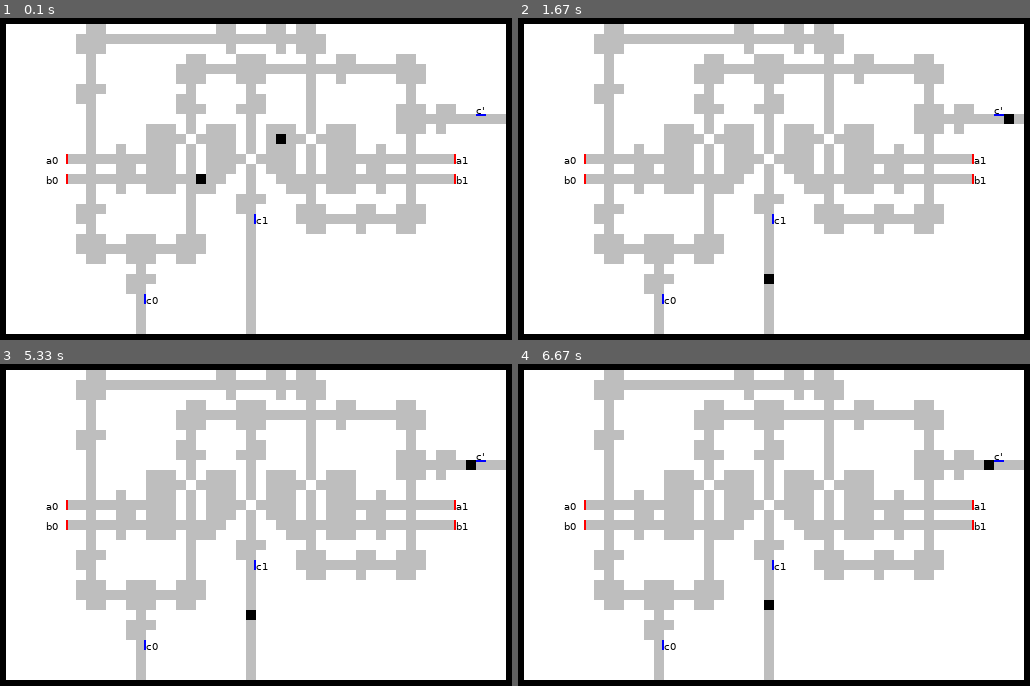
Above: before the commit, frames 1-4 (two rows, left to right).
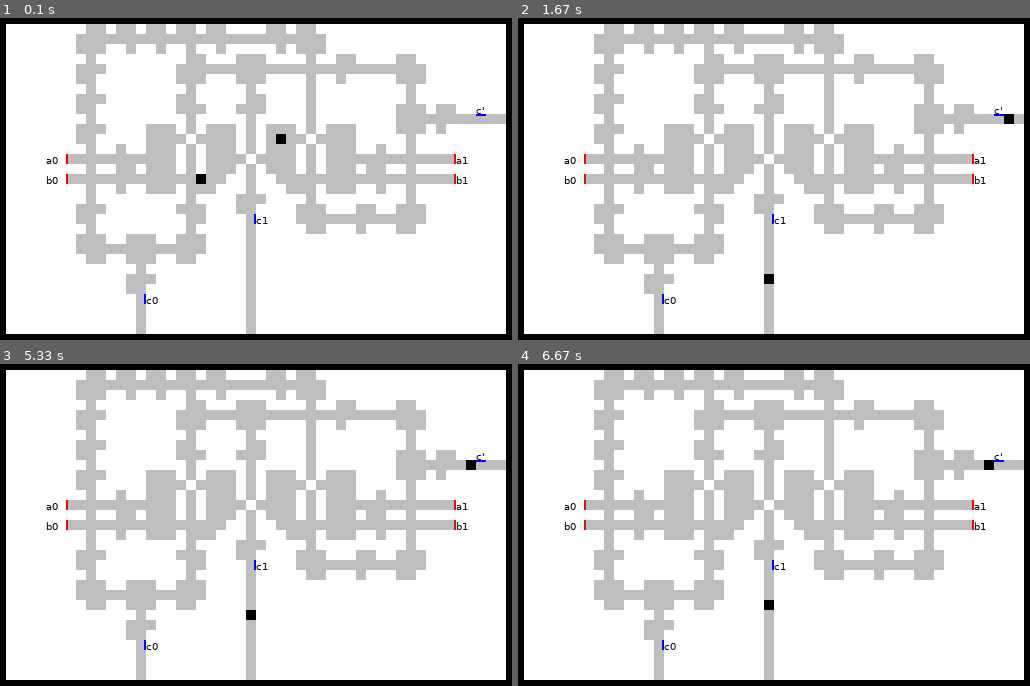
Above: after the commit, the same moments.

Repository: timo/brownomat
Game: pygame game, started from pygamefe.py
Two runs of this game, one before a commit and one after it. Both use one fixed random seed, a clock stepped at 60 frames per second and the inputs below. The source is Python 2; it was converted automatically to run under Python 3.
Inputs (mouse positions are in pixels of both pictures, inside the frame that each line leads up to):
- Up to frame 1 (0.1 s): no input
- Up to frame 2 (1.67 s): click (902, 304) at 0.38 s; tap Space at 0.73, 1.03, 1.23 s; click (712, 307) at 0.8 s; move the mouse to (1019, 95) at 1.2 s; click (1019, 95) at 1.43 s
- Up to frame 3 (5.33 s): tap Space at 5.03 s; click (209, 544) at 5.05 s
- Up to frame 4 (6.67 s): tap Space at 5.33, 5.53, 5.83, 6.03 s; click (outside the picture) at 5.62 s; click (779, 454) at 6.23 s; click (outside the picture) at 6.57 s

The runs differ from the first frame. In frame 1, 1.6% of the frame differs, in the area x 14-47%, y 1-64%; in frame 2, 1.6%; in frame 3, 1.6%; in frame 4, 1.6%.

Commit message:
more ratchets for more speed in XOR.

Diff:
--- a/field.py
+++ b/field.py
@@ -362,10 +362,8 @@
     try:
         for step in range(1000000):
             testfield.step()
-    except KeyboardInterrupt:
+    finally:
         print(testfield)
-        raise
-    finally:
         times = {}
         rounds = {}
         results = {}
--- a/field_data.py
+++ b/field_data.py
@@ -89,26 +89,26 @@
 # b1 -> b'
 
 xor_drjoin = """\
-        ##           ##   ## ##
+        ## ## ## ## ##    ## ##
        #########################
-       ###            #    # ###
+       ###  #  #  #  #     # ###
         #         ##   ###    #  ##    ##
-        #        #########################
-        #        ###   ###    #  #     ###
-       ###        #     #     #         #
-       ##        ##     ##    #         #
-        #        ###   ###    #        ### ##  c'.
+       ###       #########################
+       ##        ###   ###    #  #     ###
+        #         #     #     #         #
+       ###       ##     ##    #         #
+       ##        ###   ###    #        ### ##  c'.
         #         #     #     #        ###########
-        #     ### # ### # ### # ###    ### #
-        #     #### #### # #### ####     #
+       ###    ### # ### # ### # ###    ### #
+       ##     #### #### # #### ####     #
         #  #  ### # ### # ### # ###  #  #
    a0############ # #### #### # #############a1
         #  ## ### # ### # ### # ### ##  #
    b0#################  #  ##################b1
         #  #  ### ###   #   ### ###  #  #
         #         #    ###    #         #
-       ###        #    ##    ###   ##  ###
-       ##         #     #c1. #############
+       ###       ###   ##    ###   ##  ###
+       ##         ##    #c1. #############
         #         #     #     ##   #   ##
        ###  ###  ###    #
        #############    #
